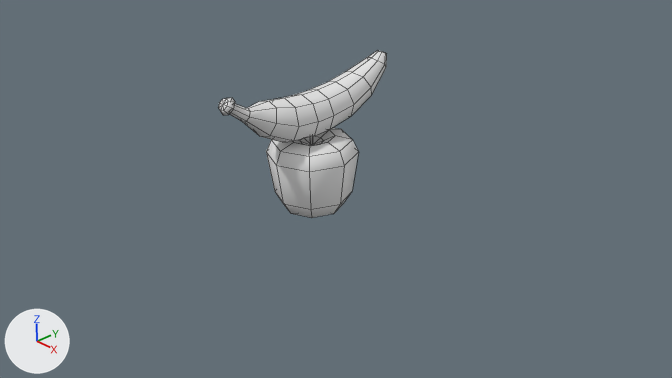
Two versions of the Blender file Assets/objects/fruits.blend, one commit apart.
One viewpoint serves both versions: the file's camera 'Camera'. The axes (+X, +Y, +Z) are drawn at lower left. The lights are the same throughout. Mesh edges are drawn as thin lines. Materials are left out; every surface is plain grey.

Before the edit, the objects in view are built like this:
```python
me_circle = bpy.data.meshes.new('Circle')
me_circle.from_pydata(...)  # 85 vertices, 82 faces; spans x -0.68..0.68, y -0.68..0.68, z -1.316..0.029
me_circle.polygons.foreach_set('use_smooth', [True] * 82)
me_circle.materials.append(mat_material_001)
me_cube_001 = bpy.data.meshes.new('Cube.001')
me_cube_001.from_pydata(...)  # 98 vertices, 104 faces; spans x -0.34..0.34, y -1.52..1.56, z -0.31..0.64
me_cube_001.polygons.foreach_set('use_smooth', [True] * 104)
me_cube_001.materials.append(mat_material)
ob_circle = bpy.data.objects.new('Circle', me_circle)
ob_circle.location = (0.0, 0.0, 1.44)
ob_cube = bpy.data.objects.new('Cube', me_cube_001)
ob_cube.location = (-0.03, 0.0, 1.61)
```
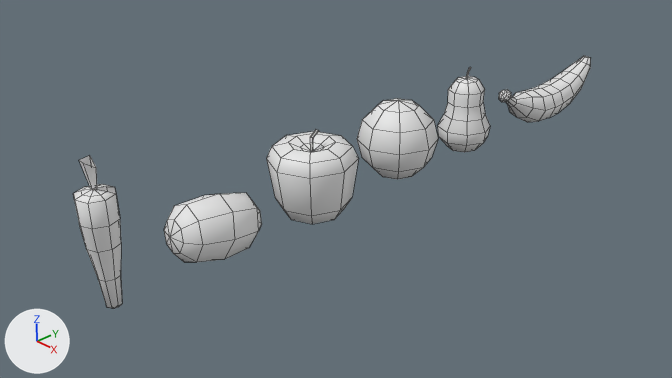
Where the change shows, as pixel boxes (x1, y1, x2, y2) in the pictures (672 x 378 px):
'Cube', moved: before (218, 50, 387, 142); after (499, 56, 591, 122)
'Circle', moved: before (266, 128, 358, 218); after (267, 129, 359, 224)
'Pommedeterre', added: after (164, 193, 262, 262)
'Orange', added: after (357, 98, 438, 179)
'Carrotte', added: after (73, 155, 122, 308)
'poire', added: after (437, 67, 490, 152)

Edits to the bpy script that builds the scene:
```text
Change me_circle:
    where me_circle.from_pydata(...)  # 85 vertices, 82 faces; spans x -0.68..0.68, y -0.68..0.68, z -1.316..0.029
    used by ob_circle; location = (0.0, 0.0, 1.44)
    me_circle part 1: the whole mesh is moved by (0.0, 0.0, 0.752)
Add me_sphere:
    me_sphere.from_pydata(...)  # a UV sphere (8 segments, 6 rings, poles along z) spanning x -0.67..0.67, y -0.67..0.67, z -0.67..0.67
    me_sphere.polygons.foreach_set('use_smooth', [True] * 48)
Add me_sphere_002:
    me_sphere_002.from_pydata(...)  # 70 vertices, 74 faces; spans x -0.47..0.47, y -0.47..0.47, z -0.54..1.0
Add me_sphere_004:
    me_sphere_004.from_pydata(...)  # 42 vertices, 48 faces; spans x -0.475..0.475, y -0.674..0.682, z -0.466..0.475
    me_sphere_004.polygons.foreach_set('use_smooth', [True] * 48)
Add me_sphere_005:
    me_sphere_005.from_pydata(...)  # 58 vertices, 61 faces; spans x -0.25..0.25, y -0.25..0.25, z -0.77..1.28
Change ob_cube:
    ob_cube.location: (-0.03, 0.0, 1.61) -> (0.2, 5.96, 0.34)
Change ob_circle:
    ob_circle.location: (0.0, 0.0, 1.44) -> (0.0, 0.0, 0.59)
Add ob_orange:
    ob_orange = bpy.data.objects.new('Orange', me_sphere)
    ob_orange.location = (0.0, 1.86, 0.69)
Add ob_poire:
    ob_poire = bpy.data.objects.new('poire', me_sphere_002)
    ob_poire.location = (0.0, 3.65, 0.54)
Add ob_pommedeterre:
    ob_pommedeterre = bpy.data.objects.new('Pommedeterre', me_sphere_004)
    ob_pommedeterre.location = (0.0, -1.8, 0.48)
Add ob_carrotte:
    ob_carrotte = bpy.data.objects.new('Carrotte', me_sphere_005)
    ob_carrotte.location = (0.0, -3.36, 0.69)
```
